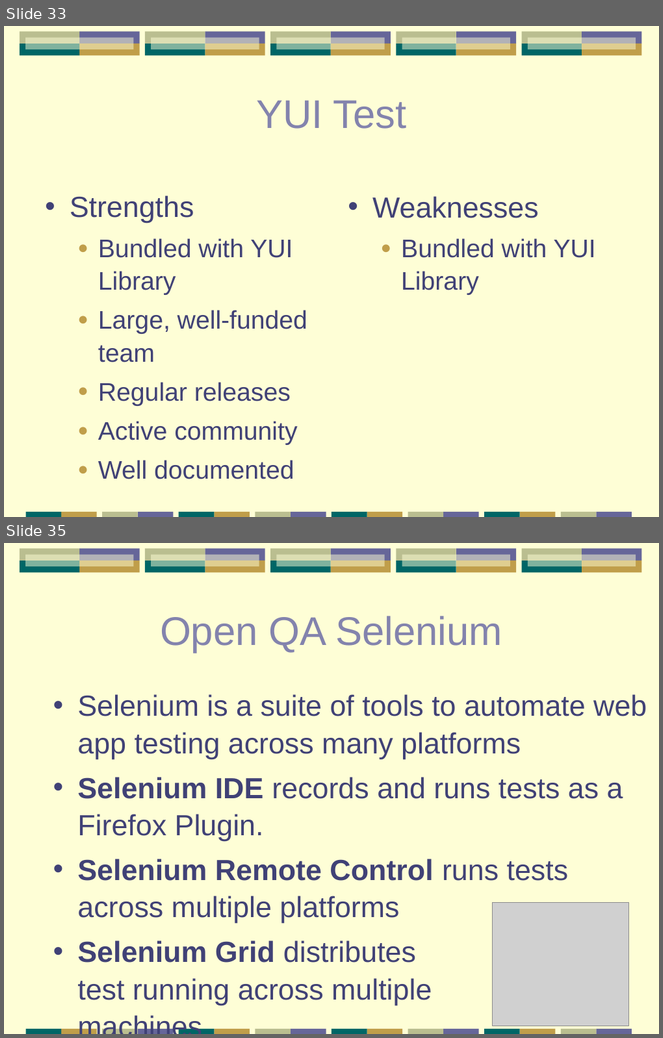
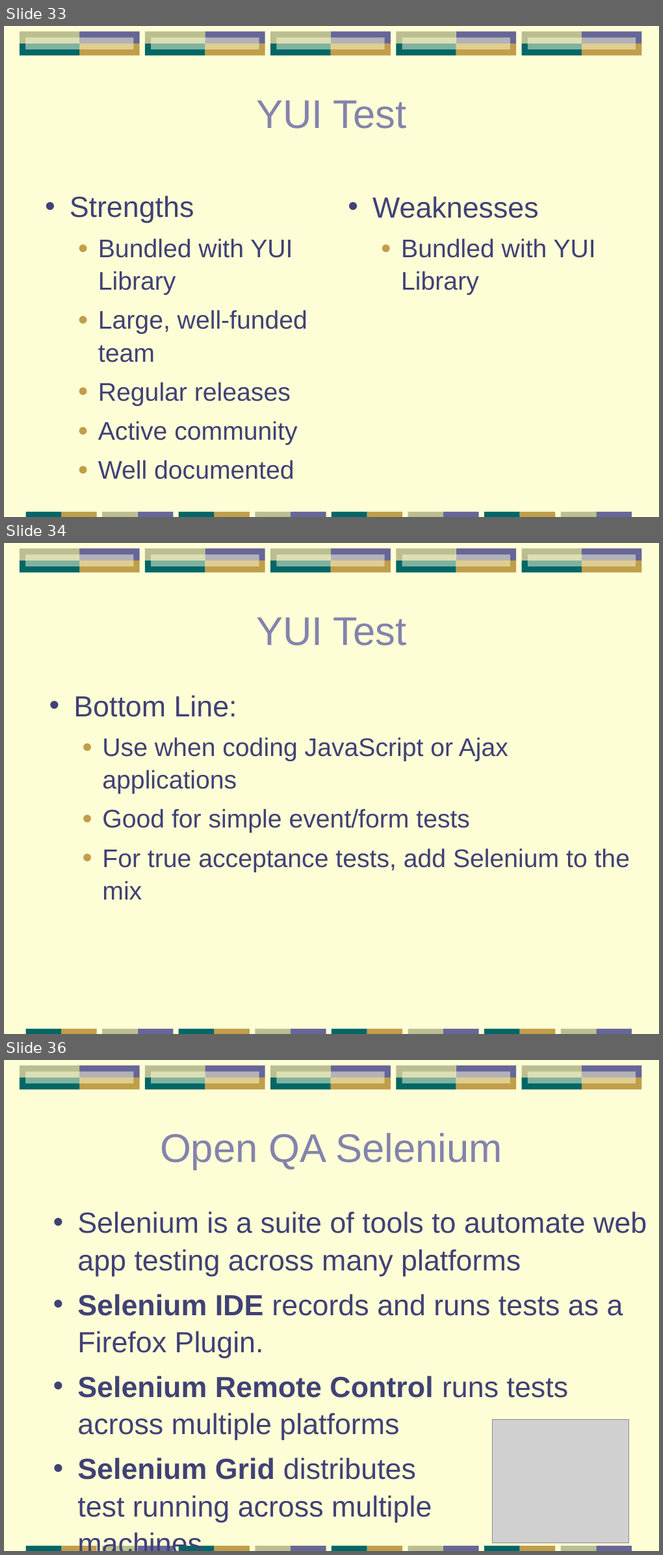
Before and after one commit to papuapost/yazaar, a slide deck: articles/testing-tools/testing-tools.odp. Shown one above the other, each under a label of ours: slides 33 and 35 before the commit, slides 33, 34 and 36 after it; the slides between them are not shown. The pictures are 663x1038 and 663x1555 pixels, drawn with LibreOffice and Linux fonts; fonts in the diff are those of the drawing; grey boxes stand for pictures. Boxes give left, top, right and bottom in pixels: in the first picture for what was removed or moved away, otherwise in the second. Text is boxed around its words. In the diff, an @@ line names an element or a change of style, - is before the commit and + after.

```diff
--- a/articles/testing-tools/testing-tools.odp
+++ b/articles/testing-tools/testing-tools.odp
@@ slide 34 added at (4,543,659,1034), background #FEFED6; not listed: 41 template elements that a slide beside it also shows @@
@@ title added at (256,617,407,646), 44 pt, text #8383AD @@
+YUI Test
@@ text added at (74,695,630,900), 28 pt, text #404176 @@
+• Bottom Line:
+  ● Use when coding JavaScript or Ajax applications
+  ● Good for simple event/form tests
+  ● For true acceptance tests, add Selenium to the mix
@@ what was slide 35 is now slide 36 @@
```
Also in this commit, not shown: 15 slides changed, 30 other slides added, 15 slides removed.
